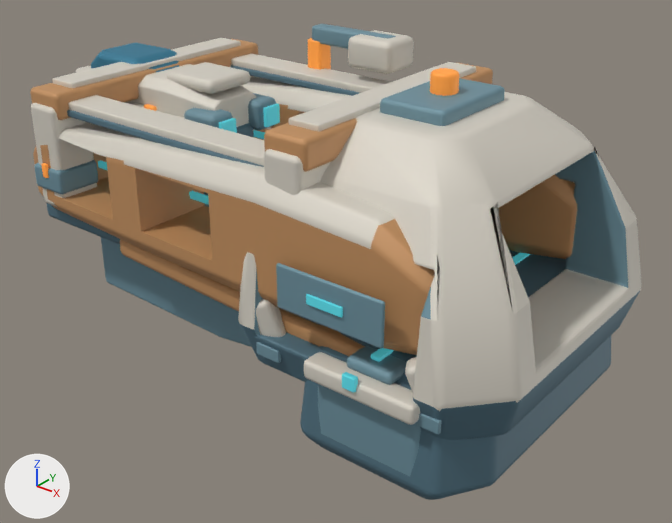
An edit to the Blender file space-battleship/art_sources/planet_facilities_v5/shipyard.blend, drawn before and after from the same camera.
Camera for both pictures: a 50 mm lens placed at (2.53, -4.09, 2.67), pointed at (-0.81, 0.09, 0.08). The axes (+X, +Y, +Z) are drawn at lower left. The lights are the same throughout. The first picture is the older version.

Names of what the first picture shows: 'Continuous berth crown load rail', 'Continuous ochre berth pressure cheek', 'Continuous ochre berth pressure cheek.001', 'Coupling jaw ivory cap', 'Coupling jaw under deck', 'Dock diagonal load brace', 'Dock integrated tapered lower keel', 'Ivory shuttle pressure shell', 'Pressure shell blue service recess', 'Pressure shell dorsal service ridge', 'Ring-coupled tapered keel', 'Ring-to-berth pressure shell' and 35 more.
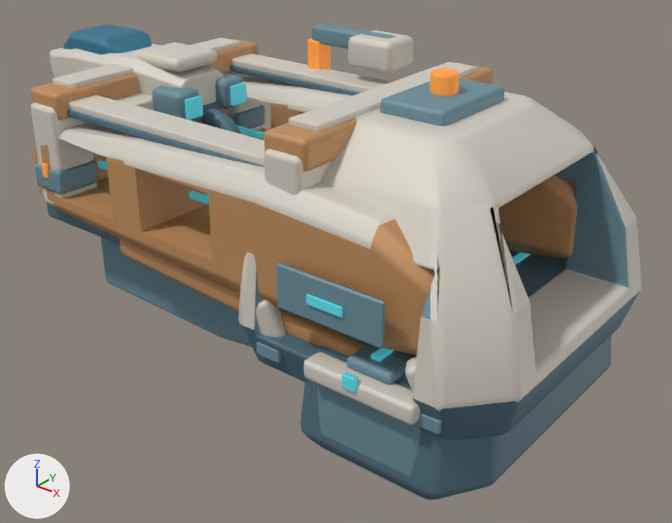
Commit message: Expose docked shuttle within shipyard silhouette

ob_docked_small_craft is not drawn itself; it is the parent of ob_ivory_shuttle_pressure_shell, ob_deep_blue_shuttle_belly, ob_faceted_blue_cockpit_canopy, ob_shuttle_ivory_rear_armor, ob_shuttle_swept_ivory_wing, ob_blue_engine_fairing, ob_cyan_rear_nozzle, ob_warm_docked_status.

Location of each change, [x1, y1, x2, y2] in pixels of the pictures (672 x 523 px):
```json
{"object": "Ivory shuttle pressure shell", "change": "moved", "before": [76, 64, 256, 131], "after": [49, 44, 224, 109]}
{"object": "Shuttle ivory rear armor", "change": "moved", "before": [167, 62, 250, 94], "after": [135, 42, 217, 72]}
{"object": "Faceted blue cockpit canopy", "change": "moved", "before": [91, 43, 179, 72], "after": [64, 24, 152, 55]}
{"object": "Blue engine fairing", "change": "moved", "before": [184, 108, 233, 128], "after": [152, 86, 199, 120]}
{"object": "Blue engine fairing.001", "change": "moved", "before": [248, 93, 276, 130], "after": [215, 72, 243, 109]}
{"object": "Cyan rear nozzle.001", "change": "moved", "before": [263, 103, 280, 127], "after": [230, 82, 247, 106]}
{"object": "Cyan rear nozzle", "change": "moved", "before": [219, 118, 237, 133], "after": [185, 95, 203, 120]}
{"object": "Shuttle swept ivory wing", "change": "moved", "before": [124, 102, 185, 119], "after": [116, 93, 154, 110], "on screen": "mostly hidden before"}
{"object": "Deep blue shuttle belly", "change": "moved", "before": [236, 123, 254, 137], "after": [191, 102, 221, 123], "on screen": "mostly hidden"}
{"object": "Warm docked status", "change": "moved", "before": [144, 104, 157, 111], "on screen": "not visible afterwards"}
```

Edits to the scene script, one JSON object a line:
```json
{"op": "set", "path": "ob_docked_small_craft.location", "old": "(-0.69, 0.0, 0.14)", "new": "(-0.98, 0.0, 0.23)"}
```
